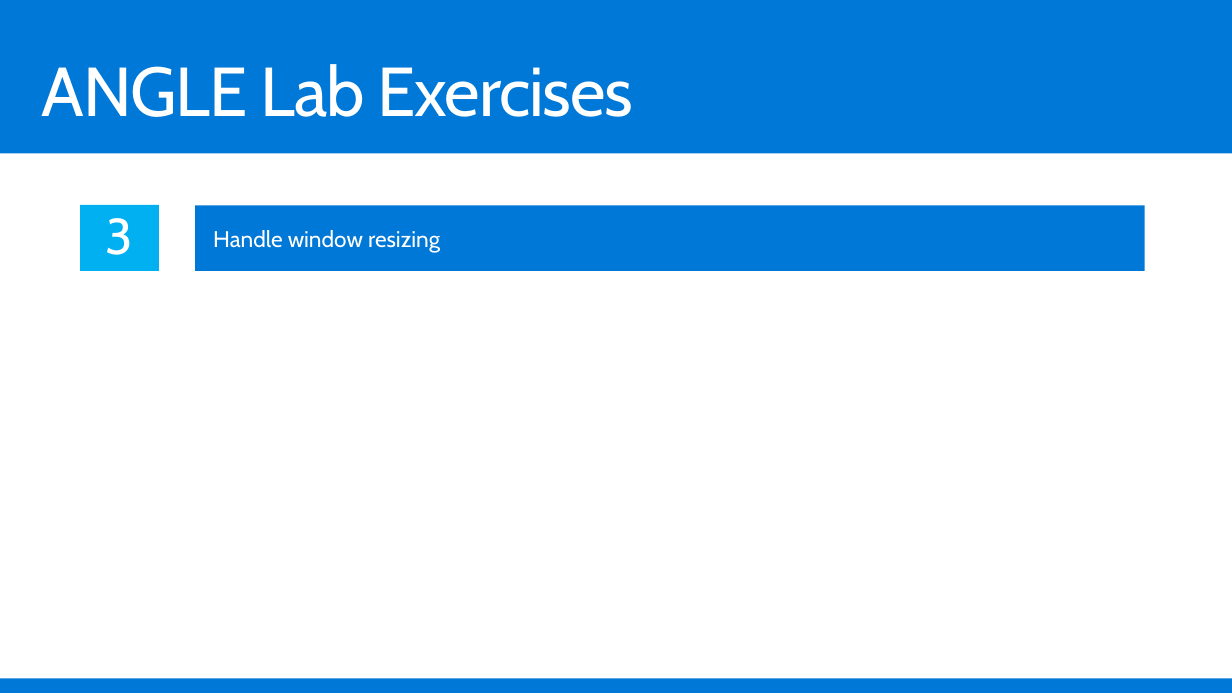
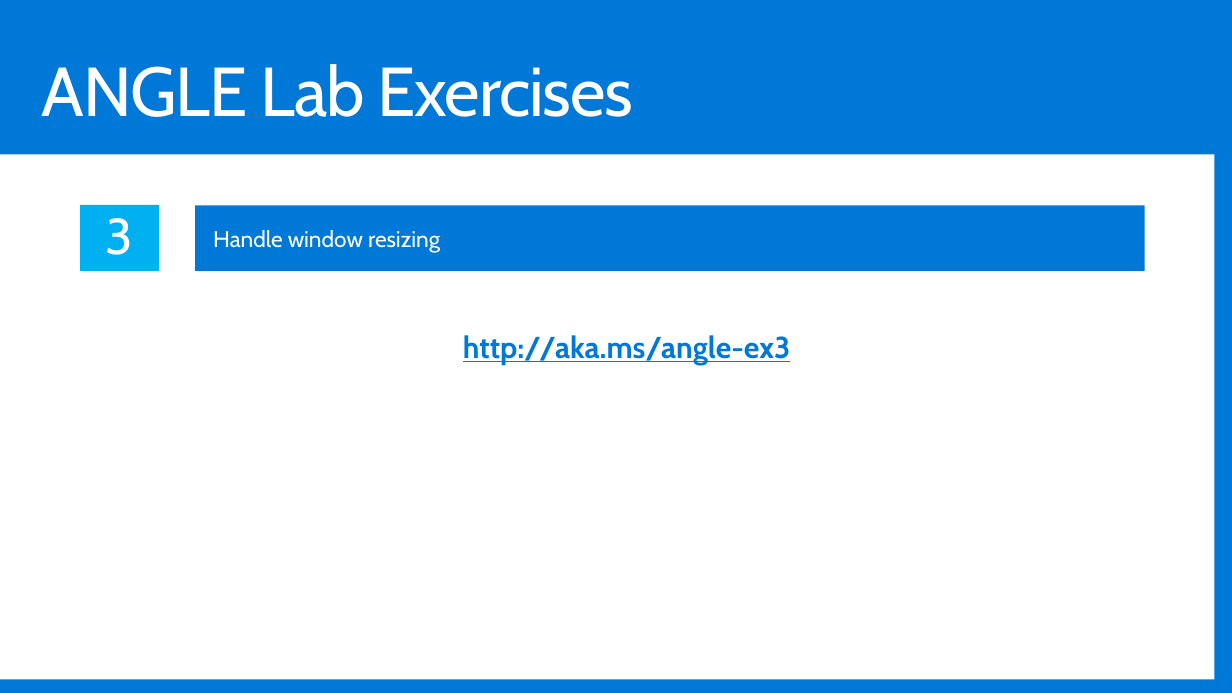
Before and after one commit to Microsoft-Build-2016/CodeLabs-GameDev-3-ANGLE, a slide deck: slide 15 of Presentation.pptx (slide 16 before the commit). Drawn at 1232x693 pixels with LibreOffice and Linux fonts; fonts in the diff are those of the drawing. Boxes give left, top, right and bottom in pixels: in the first picture for what was removed or moved away, otherwise in the second. Text is boxed around its words. In the diff, an @@ line names an element or a change of style, - is before the commit and + after.

Commit message:
added exercise urls

```diff
--- a/Presentation.pptx
+++ b/Presentation.pptx
@@ rectangle resized from (x1=0, y1=153, x2=1232, y2=678) to (x1=0, y1=154, x2=1215, y2=679) @@
@@ text added at (x1=463, y1=335, x2=791, y2=365), 24 pt, text #0078D7, bold, underline @@
+  http://aka.ms/angle-ex3
```
Also in this commit, not shown: 4 other slides changed, 1 slide removed.
